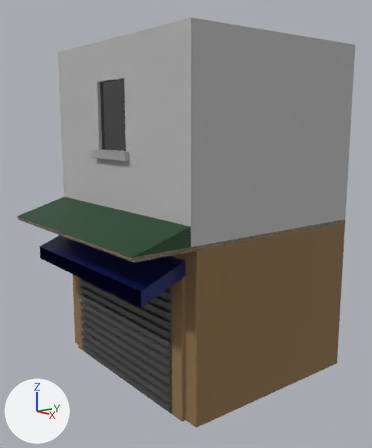
One commit to the Blender file Assets/Project/Scenes/Tests/Davi/Modelos Blender/Blender Projects/ap_loja com portão fechado.blend: the scene before it, then after it.
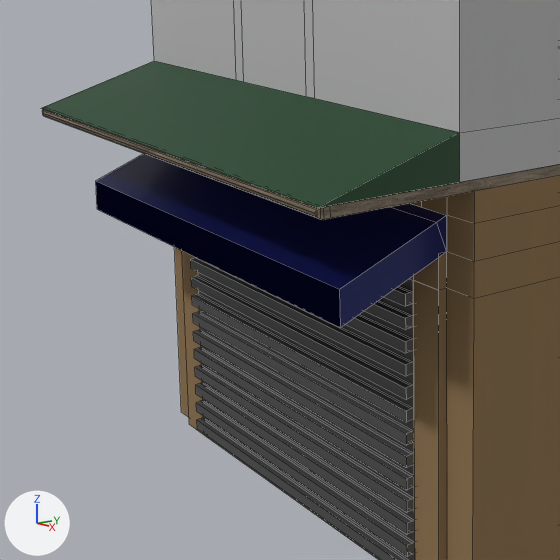
Each version appears first whole from a 50 mm lens placed at (15.47, -12.96, 6.37), pointed at (0.25, -0.94, 2.75), and next in a close-up on the part from 0% to 62% of the width and 38% to 90% of the height. The axes (+X, +Y, +Z) are drawn at lower left. The lights are the same throughout. The close-ups show mesh edges as thin lines.

In view in the first close-up: 'Andar de cima', 'Lona', 'Madeira', 'Portão', 'Telha', 'Telha - andar', 'Térreo'.
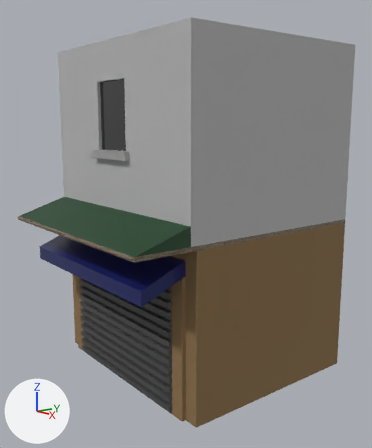
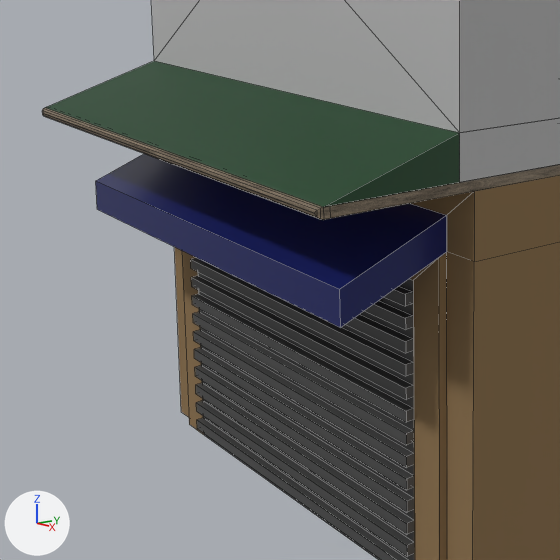
Pixel boxes (x1, y1, x2, y2) of what changed, in the close-ups (560 x 560 px):
'Telha', reshaped: before (42, 61, 460, 208); after (45, 61, 460, 207)
part 1 of me_cube_001, cut back: (191, 258, 415, 560) in both
part 2 of me_cube_002, cut back: before (96, 154, 447, 328); after (96, 154, 447, 327)

What the commit changed:
me_cube_001 is used by ob_portão; location (2.08, -2.75, -1.7).
me_cube_001 had 216 vertices, 190 faces and spanned x -5.09..1.0, y -1.13..-0.71, z -1.13..3.18.
me_cube_001 now has 110 vertices, 79 faces and spans x -5.09..1.0, y -1.13..-1.0, z -1.13..3.18.
Part 1, on me_cube_001:
106 vertices are removed from x -5.09..1.0, y -1.09..-0.71, z -1.13..3.18.
162 faces are deleted.
51 new faces join them.
me_cube_002 is used by ob_lona; location (0.0, -2.62, 0.0).
me_cube_002 had 15 vertices, 14 faces and spanned x -3.58..3.61, y -2.61..1.0, z 1.31..2.43.
me_cube_002 now has 8 vertices, 6 faces and spans x -3.58..3.61, y -2.61..-1.0, z 1.31..2.43.
Part 2, on me_cube_002:
7 vertices are removed from x -3.58..3.61, y -2.61..1.0, z 1.79..2.43.
13 faces are deleted.
5 new faces join them.
me_cube_007 is used by ob_telha; location (-3.53, 0.0, 0.0).
me_cube_007 had 10 vertices, 7 faces and spanned x -0.62..7.68, y -5.85..-3.85, z 2.98..3.58.
me_cube_007 now has 6 vertices, 3 faces and spans x -0.62..7.68, y -5.78..-3.85, z 2.98..3.58.
Part 3, on me_cube_007:
6 vertices are removed from x -0.62..7.68, y -5.85..-3.85, z 2.98..3.58.
7 faces are deleted.
2 vertices are added at (7.68, -5.78, 2.98), (-0.62, -5.78, 2.98).
3 new faces join them.
